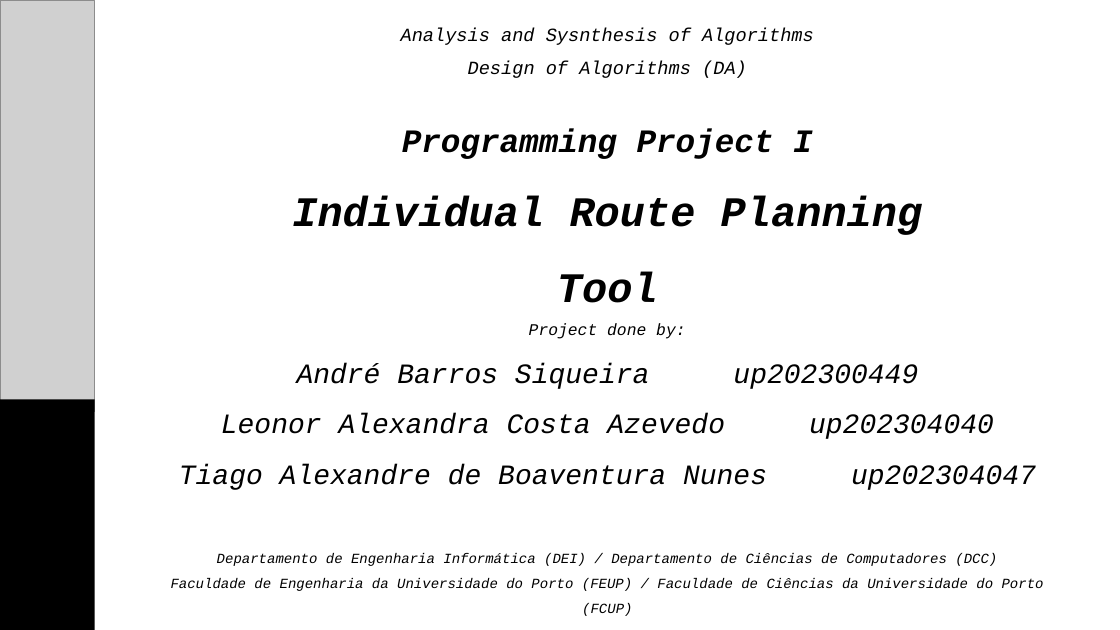
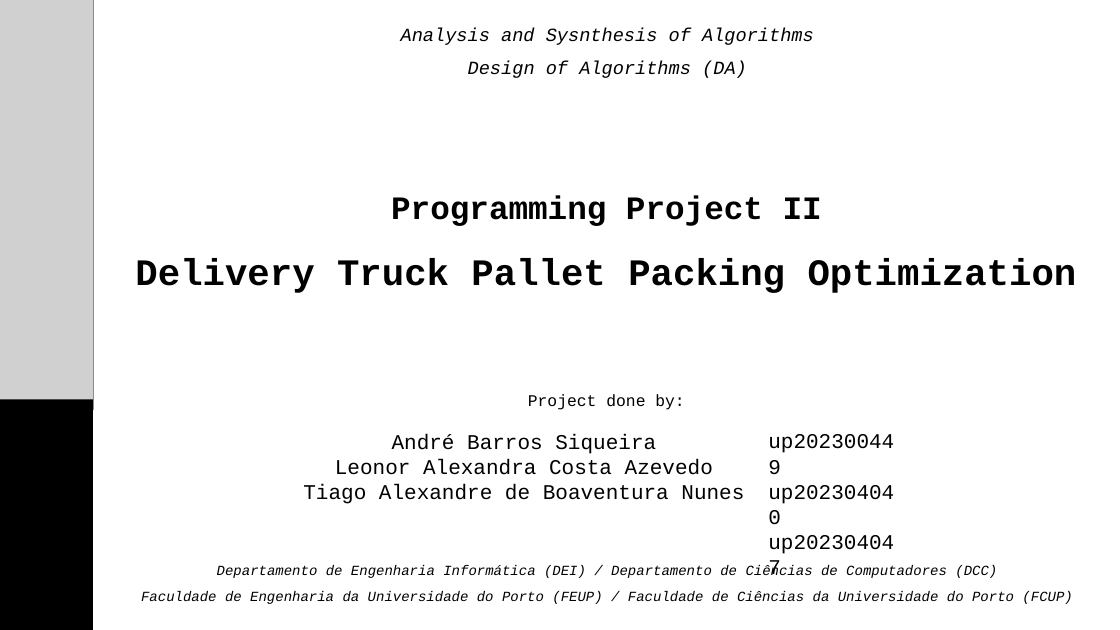
Before and after one commit to taguinhas/DA2425_PRJ2_G35, a slide deck: slide 15 of DA_P2_Presentation.pptx (slide 16 before the commit). Drawn at 1120x630 pixels with LibreOffice and Linux fonts; fonts in the diff are those of the drawing; grey boxes stand for pictures; background and template pictures are left out. Boxes give left, top, right and bottom in pixels: in the first picture for what was removed or moved away, otherwise in the second. Text is boxed around its words. In the diff, an @@ line names an element or a change of style, - is before the commit and + after.

```diff
--- a/DA_P2_Presentation.pptx
+++ b/DA_P2_Presentation.pptx
@@ text removed at (292, 129, 923, 303) @@
-Programming Project I
-Individual Route Planning Tool
@@ text added at (135, 195, 1077, 293), 32 pt, text #000000, bold @@
+Programming Project II
+Delivery Truck Pallet Packing Optimization
@@ text added at (528, 394, 684, 410), 14 pt, text #000000 @@
+Project done by:
@@ text "André Barros Siqueira" at (303, 434, 744, 504): vertical alignment middle to top @@
@@ text at (303, 434, 744, 504): text changed; size 24 to 18 pt; italic off @@
-Project done by:
-André Barros Siqueira up202300449
-Leonor Alexandra Costa Azevedo up202304040
-Tiago Alexandre de Boaventura Nunes up202304047
+André Barros Siqueira
+Leonor Alexandra Costa Azevedo
+Tiago Alexandre de Boaventura Nunes
@@ text added at (760, 424, 913, 509), 18 pt, text #000000 @@
+up202300449
+up202304040
+up202304047
@@ text "Departamento de Engenharia Informática (DEI) ..." rewrapped from (171, 553, 1044, 616) to (141, 565, 1072, 604) @@
```
Also in this commit, not shown: 3 other slides changed, 10 slides added, 11 slides removed.
